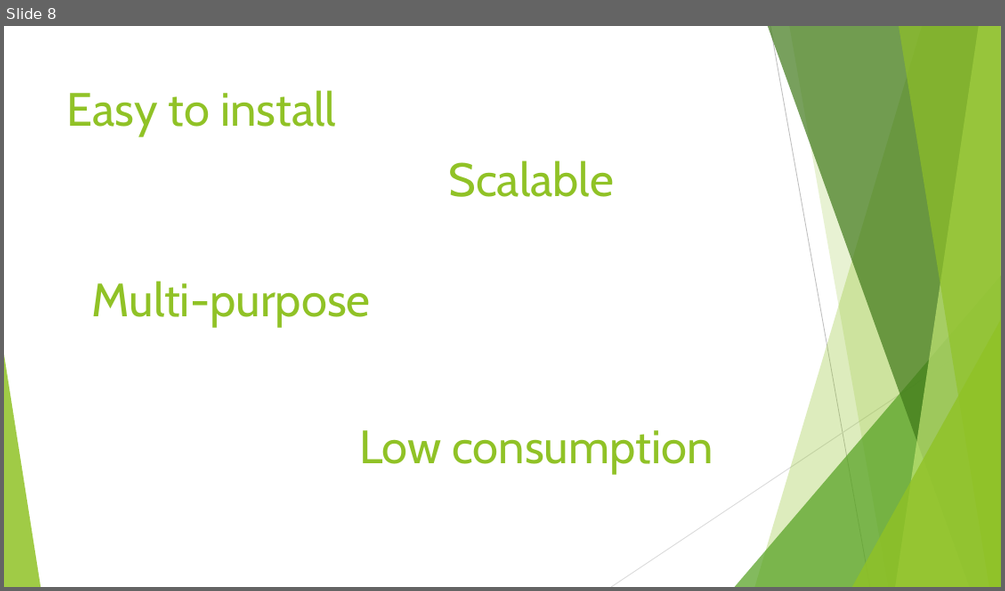
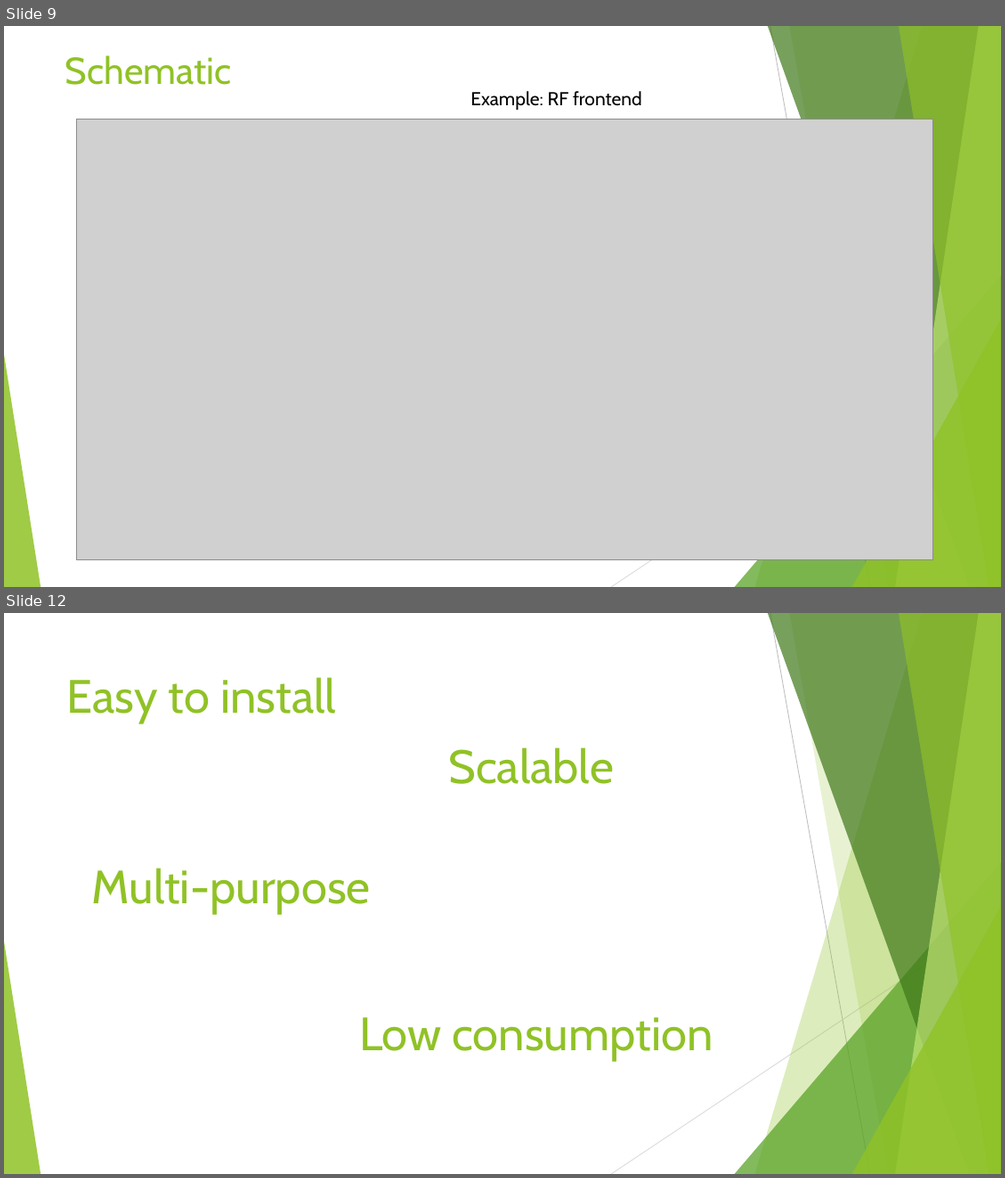
Before and after one commit to csimi97/HEKK, a slide deck: Documentation/Presentation_long.pptx. Shown one above the other, each under a label of ours: slide 8 before the commit, slides 9 and 12 after it; the slides between them are not shown. The pictures are 1005x591 and 1005x1178 pixels, drawn with LibreOffice and Linux fonts; fonts in the diff are those of the drawing; grey boxes stand for pictures. Boxes give left, top, right and bottom in pixels: in the first picture for what was removed or moved away, otherwise in the second. Text is boxed around its words. In the diff, an @@ line names an element or a change of style, - is before the commit and + after.

```diff
--- a/Documentation/Presentation_long.pptx
+++ b/Documentation/Presentation_long.pptx
@@ slide 9 added at [4,26,1001,587], background #FFFFFF; not listed: 10 template elements that a slide beside it also shows @@
@@ title added at [65,55,232,85], 36 pt, text #90C226 @@
+Schematic
@@ text added at [470,91,642,110], 18 pt, text #000000 @@
+Example: RF frontend
@@ picture added at [77,119,933,560] @@
@@ what was slide 8 is now slide 12 @@
```
Also in this commit, not shown: 4 slides changed, 2 other slides added, 40 other files.
